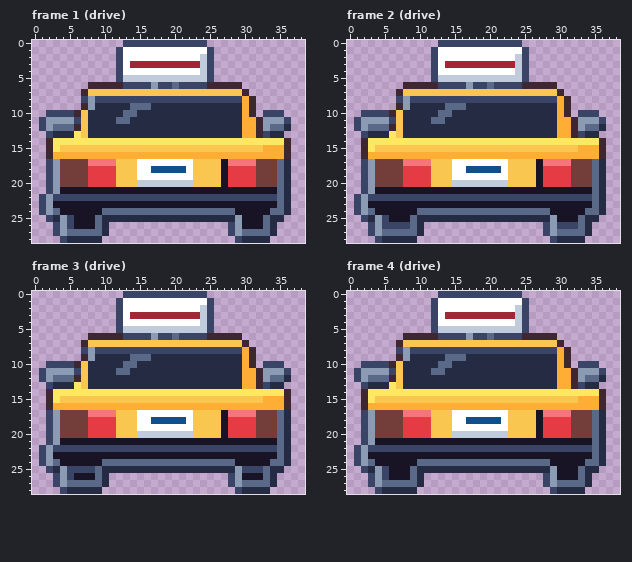
A pixel-art file gets an edit: art/depths/taxi@69.aseprite. That is the earlier state.
39x29 pixels, 14 frames. Shown: frame 1 (drive), frame 2 (drive), frame 3 (drive), frame 4 (drive). The commit also changed other frames, which this record leaves out.
Now the later version:
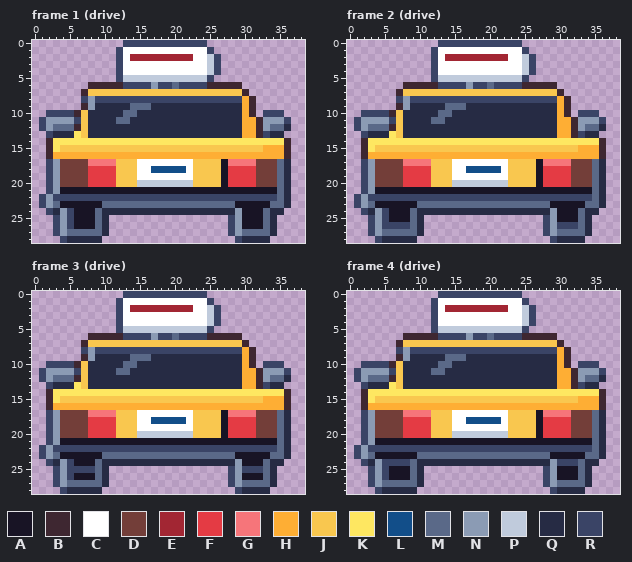
Palette (. is transparent): A #181425  B #3e2731  C #ffffff  D #733e39  E #a22633  F #e43b44  G #f6757a  H #feae34  J #f9c74f  K #fee761  L #124e89  M #5a6988  N #8b9bb4  P #c0cbdc  Q #262b44  R #3a4466
Difference:
Frame 1 (drive):
y 2: x 14..22 CCCCCCCCC -> EEEEEEEEE; x 24..26 PR. -> CPR
y 3: x 14..26 EEEEEEEEEEPR. -> CCCCCCCCCCCPR
y 4: x 24..26 PR. -> CPR
y 23: x 3 A -> M; x 10..28 AAAAAAAAAAAAAAAAAAA -> MMMMMMMMMMMMMMMMMMM; x 34 A -> M
y 24: x 1..5 RNMAA -> .RQNR; x 9..29 AMMMMMMMMMMMMMMMMMMMA -> MQQQQQQQQQQQQQQQQQQQN; x 33..36 AMMQ -> MQQ.
y 25: x 2..3 RQ -> .R; x 11..28 QQQQQQQQQQQQQQQQQQ -> .................R; x 35 Q -> .
Frame 2 (drive): the same change as frame 1 (drive)
Frame 3 (drive): the same change as frame 1 (drive)
Frame 4 (drive):
y 2: x 14..22 CCCCCCCCC -> EEEEEEEEE; x 24..26 PR. -> CPR
y 3: x 14..26 EEEEEEEEEEPR. -> CCCCCCCCCCCPR
y 4: x 24..26 PR. -> CPR
y 23: x 3 A -> M; x 10..28 AAAAAAAAAAAAAAAAAAA -> MMMMMMMMMMMMMMMMMMM; x 34 A -> M
y 24: x 1..36 RNMAAAAAAMMMMMMMMMMMMMMMMMMMAAAAAMMQ -> .RQNRRRRMQQQQQQQQQQQQQQQQQQQNRRRMQQ.
y 25: x 2..3 RQ -> .R; x 11..28 QQQQQQQQQQQQQQQQQQ -> .................R; x 35 Q -> .
